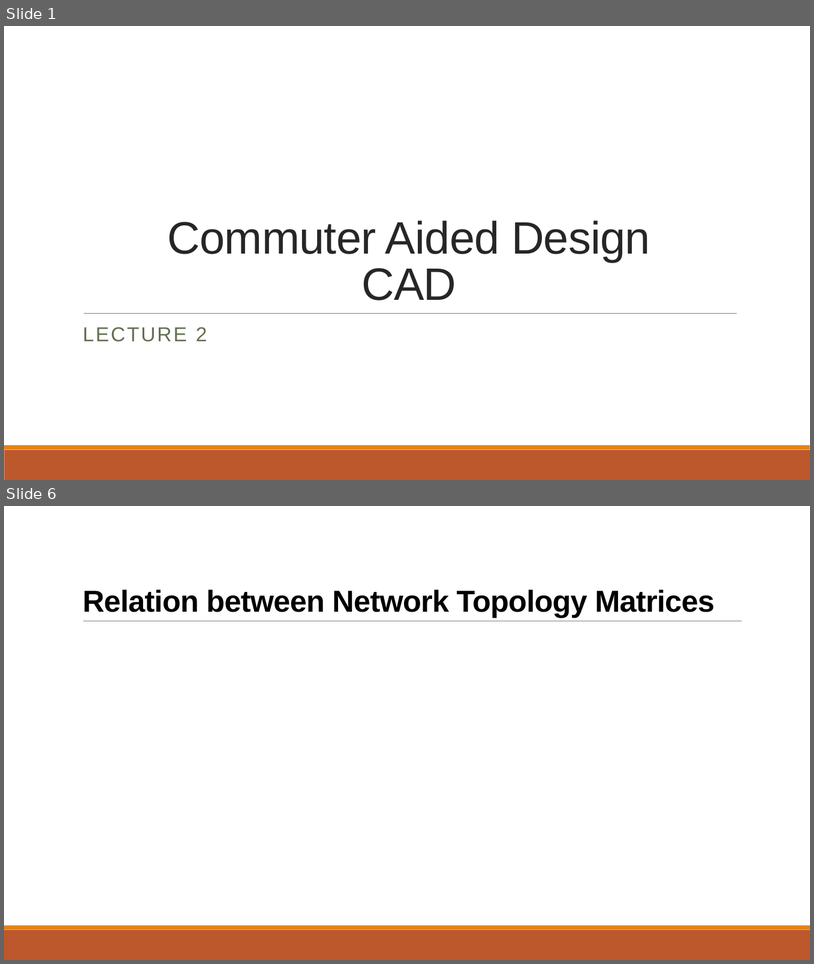
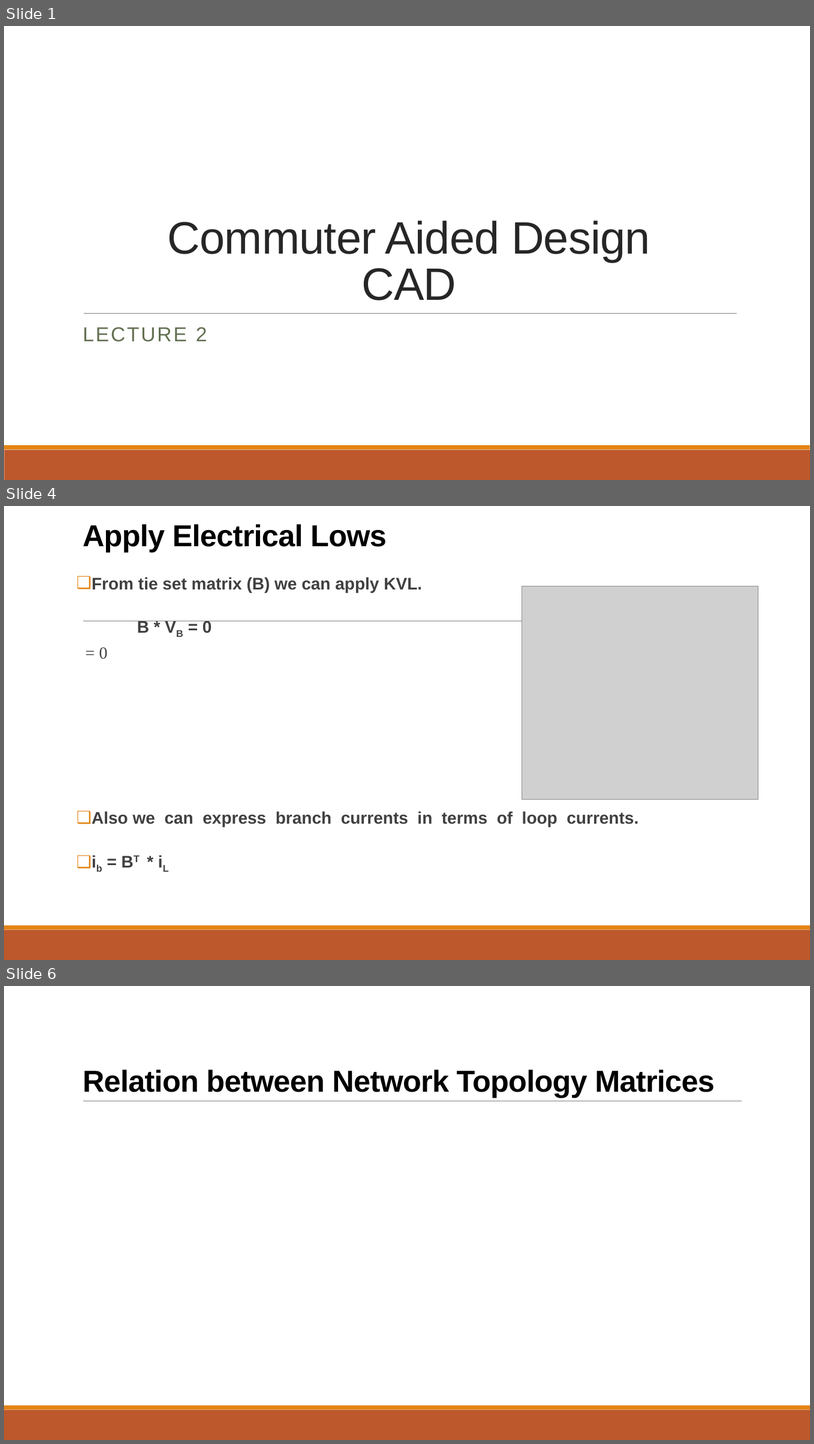
Before and after one commit to hamza-algohary/SCE-Term-7, a slide deck: CAD/CAD_Lec_02.pptx. Shown one above the other, each under a label of ours: slides 1 and 6 before the commit, slides 1, 4 and 6 after it; the slides between them are not shown. The pictures are 814x964 and 814x1444 pixels, drawn with LibreOffice and Linux fonts; fonts in the diff are those of the drawing; grey boxes stand for pictures. Boxes give left, top, right and bottom in pixels: in the first picture for what was removed or moved away, otherwise in the second. Text is boxed around its words. In the diff, an @@ line names an element or a change of style, - is before the commit and + after.

```diff
--- a/CAD/CAD_Lec_02.pptx
+++ b/CAD/CAD_Lec_02.pptx
@@ slide 4 added at box(4, 506, 810, 960), background #FFFFFF; not listed: 3 template elements that a slide beside it also shows @@
@@ title added at box(83, 524, 387, 552), 36 pt, text #000000, bold @@
+Apply Electrical Lows
@@ text added at box(92, 577, 639, 827), 20 pt, text #404040, bold @@
+❑ From tie set matrix (B) we can apply KVL.
+B * VB = 0
+  = 0
+❑ Also we can express branch currents in terms of loop currents.
+❑ ib = BT * iL
@@ picture added at box(522, 586, 759, 799) @@
```
Also in this commit, not shown: 3 slides changed, 1 other slide added, 2 slides removed, 6 other files.
